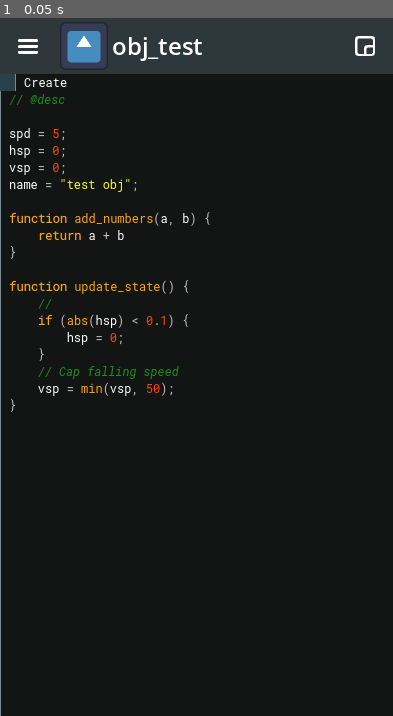
Above: before the commit, frame 1.
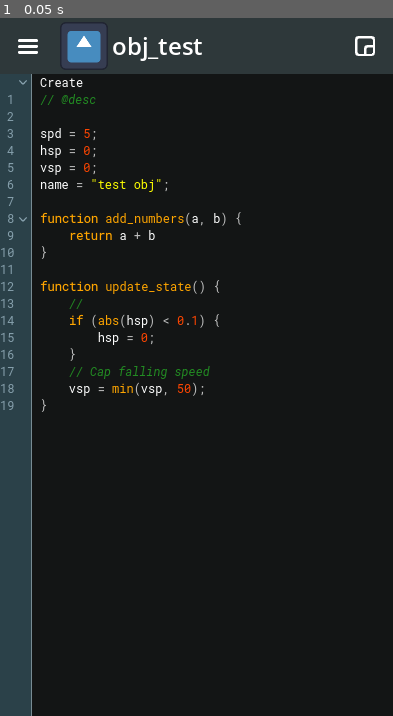
Above: after the commit, the same moment.

Repository: brenioks/DroidMakerUI
Game: Godot game, scene res://workplace.tscn
The game is run twice, just before and just after one commit, with the same random seed, the same clock (stepped at 60 frames per second) and the same inputs. The engine's default icon, where the game draws it, is replaced by a stand-in: a white triangle on a blue panel in a dark square.
Inputs:
- Up to frame 1 (0.05 s): no input

The runs differ from the first frame. In frame 1, 9.9% of the frame differs, in the area x 0-62%, y 8-100%.
Error before the commit: Parse Error: Preload file "res://CodeEditor/fold_button.tscn" does not exist. (res://CodeEditor/gutter/gutter.gd:19)

Commit message:
Clicking Fold Button toggles the arrow

Diff:
--- /dev/null
+++ b/CodeEditor/gutter/fold_button.gd
@@ -0,0 +1,7 @@
+extends Button
+
+const DROPDOWN_CLOSED_ICON = preload("res://icons/dropdown_closed_icon.png")
+const DROPDOWN_ICON = preload("res://icons/dropdown_icon.png")
+
+func _on_toggled(toggled_on: bool) -> void:
+	icon = DROPDOWN_CLOSED_ICON if toggled_on else DROPDOWN_ICON
--- a/CodeEditor/gutter/fold_button.tscn
+++ b/CodeEditor/gutter/fold_button.tscn
@@ -1,6 +1,7 @@
 [gd_scene format=3 uid="uid://brsi0a01t7slc"]
 
 [ext_resource type="Texture2D" uid="uid://ciy00po43v22j" path="res://icons/dropdown_icon.png" id="1_yyorp"]
+[ext_resource type="Script" uid="uid://f4ejjrm1nnw0" path="res://CodeEditor/gutter/fold_button.gd" id="2_ss3fk"]
 
 [sub_resource type="StyleBoxEmpty" id="StyleBoxEmpty_nejmh"]
 
@@ -12,5 +13,10 @@
 theme_override_styles/normal = SubResource("StyleBoxEmpty_nejmh")
 theme_override_styles/pressed = SubResource("StyleBoxEmpty_5cx4q")
 theme_override_styles/hover = SubResource("StyleBoxEmpty_t7r24")
+toggle_mode = true
 icon = ExtResource("1_yyorp")
 flat = true
+icon_alignment = 1
+script = ExtResource("2_ss3fk")
+
+[connection signal="toggled" from="." to="." method="_on_toggled"]
--- a/CodeEditor/gutter/gutter.gd
+++ b/CodeEditor/gutter/gutter.gd
@@ -16,7 +16,7 @@
 static var MIN_WIDTH: int = 0
 static var _instance_list: Array[Gutter]
 
-var fold_button = preload("res://CodeEditor/fold_button.tscn")
+const fold_button = preload("res://CodeEditor/gutter/fold_button.tscn")
 
 
 func _ready() -> void:
Not shown, added: CodeEditor/gutter/fold_button.gd.uid
